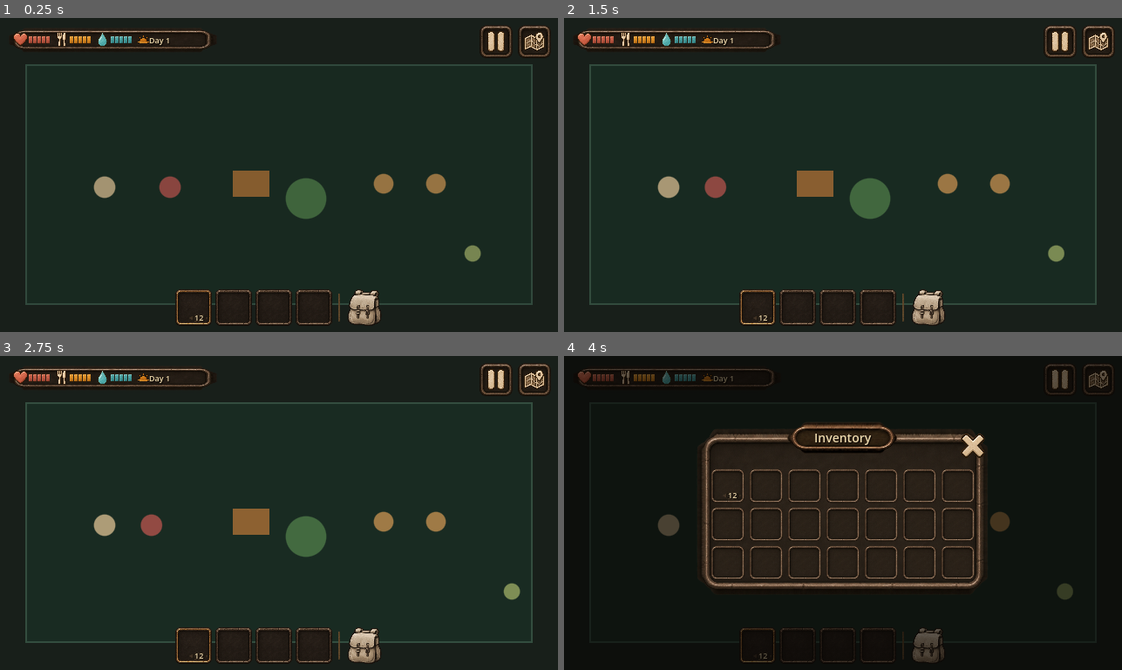
Above: before the commit, frames 1-4 (two rows, left to right).
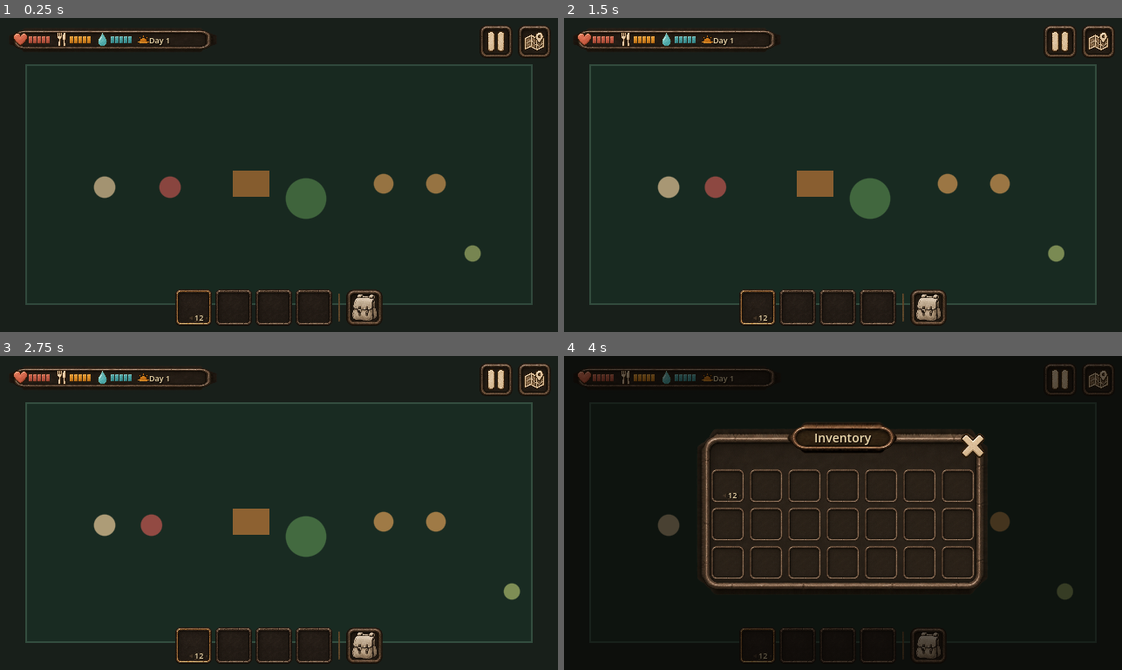
Above: after the commit, the same moments.

Repository: TheOsmanYILDIRIM/TAMU-Topdown
Game: Godot game, scene res://scenes/prototype.tscn
Two runs of this game, one before a commit and one after it. Both use one fixed random seed, a clock stepped at 60 frames per second and the inputs below.
Inputs (mouse positions are in pixels of both pictures, inside the frame that each line leads up to):
- Up to frame 1 (0.25 s): no input
- Up to frame 2 (1.5 s): click (759, 306) at 0.5 s; click (798, 306) at 1.25 s
- Up to frame 3 (2.75 s): click (273, 644) at 2 s
- Up to frame 4 (4 s): click (876, 644) at 2.75 s; click (926, 644) at 3.5 s

The runs differ from the first frame. In frame 1, 0.4% of the frame differs, in the area x 62-69%, y 86-98%; in frame 2, 0.4%; in frame 3, 0.4%; in frame 4, 0.2%.

Commit message:
Polish TAMU bag and pause menu framing

Diff:
--- a/scripts/gohud_adapter.gd
+++ b/scripts/gohud_adapter.gd
@@ -205,16 +205,23 @@
 	_hotbar_divider = _texture_rect(&"v_divider", TextureRect.STRETCH_SCALE)
 	add_child(_hotbar_divider)
 	bag_toggle = TextureButton.new()
-	bag_toggle.texture_normal = SourceAssets.texture(&"bag_icon")
-	bag_toggle.texture_pressed = bag_toggle.texture_normal
+	bag_toggle.texture_normal = SourceAssets.texture(&"square_button")
+	bag_toggle.texture_pressed = SourceAssets.texture(&"square_button_active")
 	bag_toggle.texture_hover = bag_toggle.texture_normal
 	bag_toggle.ignore_texture_size = true
-	bag_toggle.stretch_mode = TextureButton.STRETCH_KEEP_ASPECT_CENTERED
+	bag_toggle.stretch_mode = TextureButton.STRETCH_SCALE
 	bag_toggle.custom_minimum_size = Vector2(HOTBAR_SLOT_SIZE, HOTBAR_SLOT_SIZE)
 	bag_toggle.focus_mode = Control.FOCUS_NONE
 	bag_toggle.mouse_filter = Control.MOUSE_FILTER_STOP
 	bag_toggle.tooltip_text = "Inventory"
 	bag_toggle.accessibility_name = "Inventory"
+	var bag_icon := _texture_rect(&"bag_icon")
+	bag_icon.set_anchors_and_offsets_preset(Control.PRESET_FULL_RECT)
+	bag_icon.offset_left = 6.0
+	bag_icon.offset_top = 5.0
+	bag_icon.offset_right = -6.0
+	bag_icon.offset_bottom = -5.0
+	bag_toggle.add_child(bag_icon)
 	bag_toggle.pressed.connect(toggle_bag)
 	add_child(bag_toggle)
 
@@ -690,7 +697,7 @@
 	bag_toggle.position = Vector2(_hotbar_divider.position.x + 9.0, row_y)
 	bag_toggle.size = Vector2(HOTBAR_SLOT_SIZE, HOTBAR_SLOT_SIZE)
 	_layout_storage_panel()
-	var pause_height := 204.0 if audio_open else 126.0
+	var pause_height := 212.0 if audio_open else 126.0
 	pause_panel.size = Vector2(minf(272.0, area.size.x - 16.0), minf(pause_height, area.size.y - 12.0))
 	pause_panel.position = area.position + (area.size - pause_panel.size) * 0.5
 	_pause_close_button.position = Vector2(pause_panel.size.x - 34.0, 6.0)
@@ -744,8 +751,8 @@
 		bag_grid.size = Vector2(grid_width, minf(grid_height, panel_height - 54.0))
 		chest_grid.position = Vector2(panel_width - grid_width - 14.0, 48.0)
 		chest_grid.size = Vector2(grid_width, minf(grid_height, panel_height - 54.0))
-		_section_title_plate.position = Vector2(14.0 + (grid_width - 96.0) * 0.5, 23.0)
-		_section_title_plate.size = Vector2(96.0, 25.0)
+		_section_title_plate.position = Vector2(14.0 + (grid_width - 112.0) * 0.5, 23.0)
+		_section_title_plate.size = Vector2(112.0, 25.0)
 	else:
 		bag_grid.position = Vector2((panel_width - grid_width) * 0.5, 46.0)
 		bag_grid.size = Vector2(grid_width, minf(grid_height, panel_height - 52.0))
